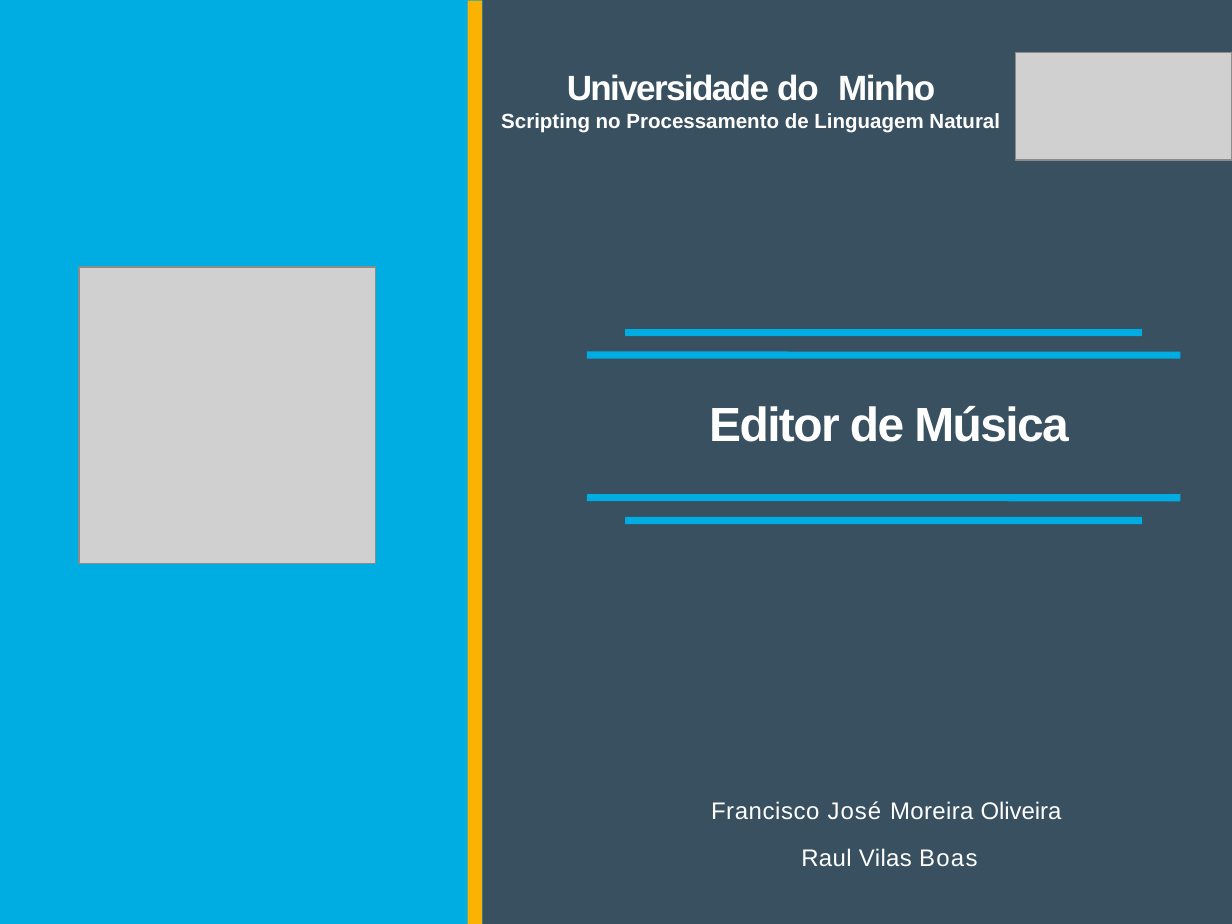
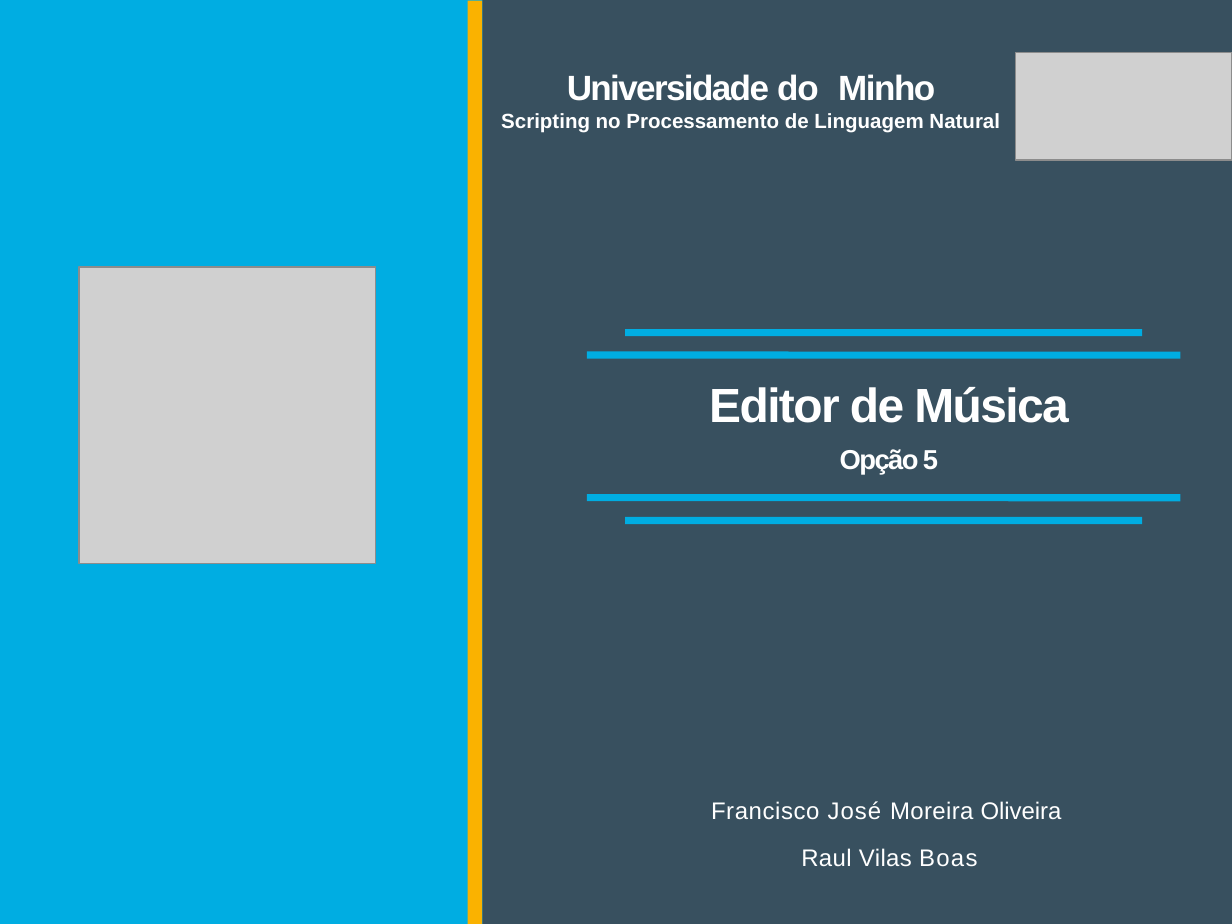
Before and after one commit to Tibblue/PLC, a slide deck: slide 1 of SPLN/tp3/apresSPLN.pptx. Drawn at 1232x924 pixels with LibreOffice and Linux fonts; fonts in the diff are those of the drawing; grey boxes stand for pictures; background and template pictures are left out. Boxes give left, top, right and bottom in pixels: in the first picture for what was removed or moved away, otherwise in the second. Text is boxed around its words. In the diff, an @@ line names an element or a change of style, - is before the commit and + after.

```diff
--- a/SPLN/tp3/apresSPLN.pptx
+++ b/SPLN/tp3/apresSPLN.pptx
@@ text "Editor de Música": place and size @@
-text "Editor de Música" at (709, 406, 1068, 442)
+text "Editor de Música" at (709, 387, 1068, 475)
@@ text at (840, 449, 938, 475): paragraph added @@
+Opção 5
```
Also in this commit, not shown: 1 other slide changed.
